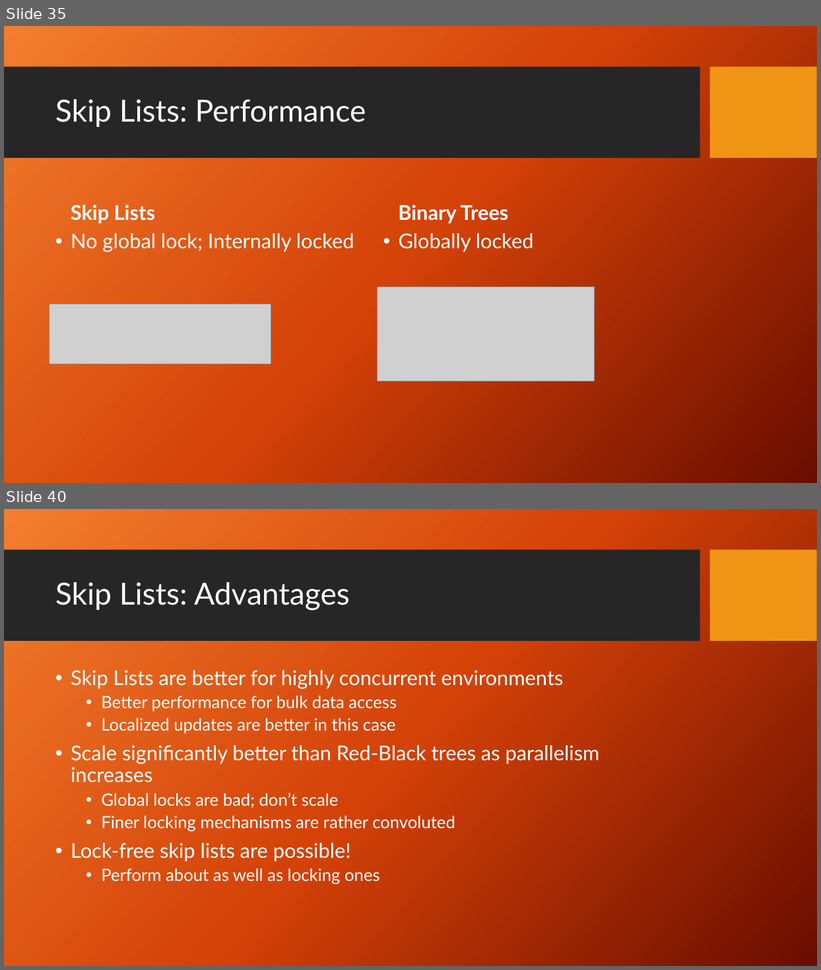
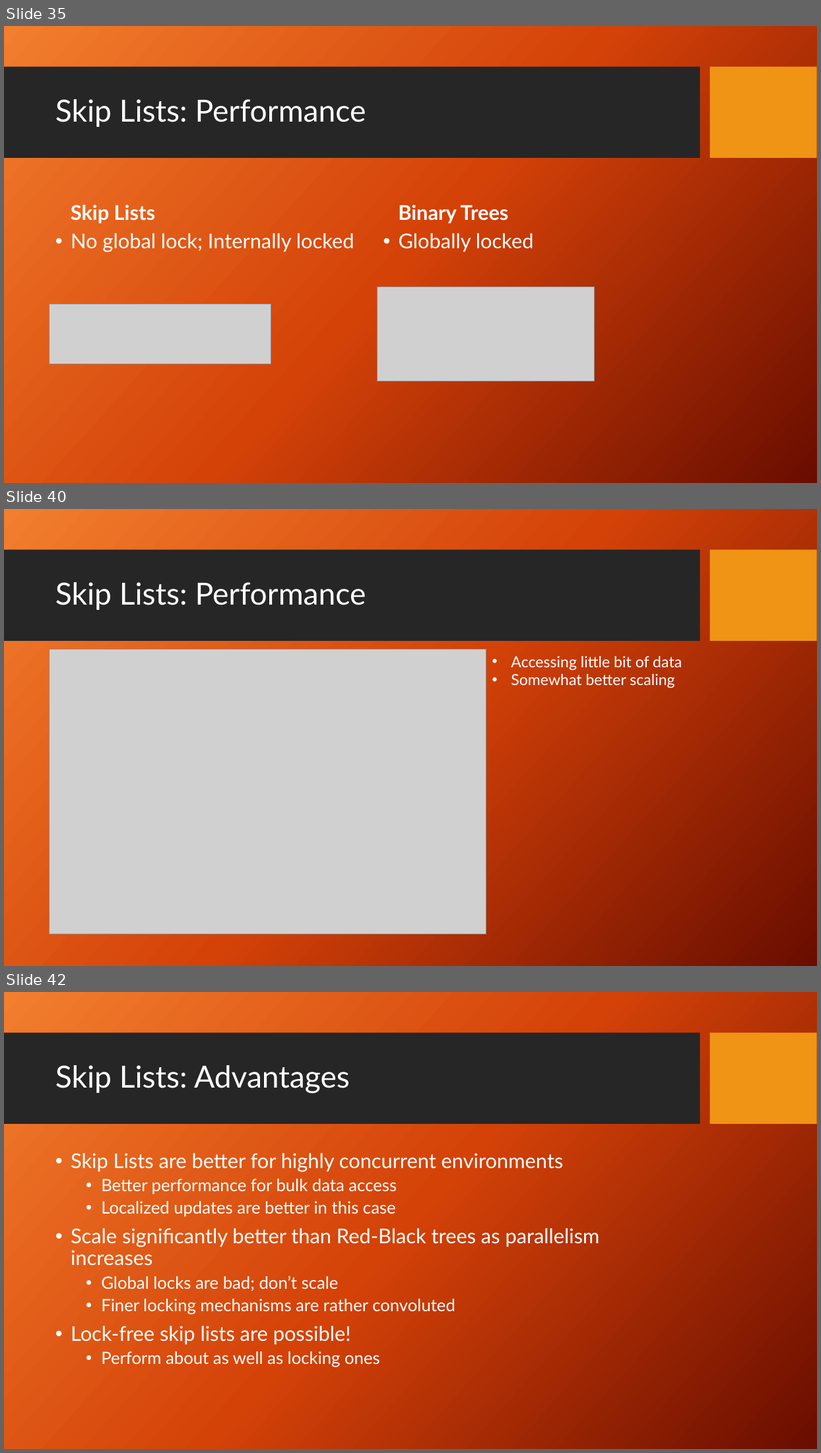
Before and after one commit to DroidX86/skip-stats, a slide deck: seminar.pptx. Shown one above the other, each under a label of ours: slides 35 and 40 before the commit, slides 35, 40 and 42 after it; the slides between them are not shown. The pictures are 821x970 and 821x1453 pixels, drawn with LibreOffice and Linux fonts; fonts in the diff are those of the drawing; grey boxes stand for pictures; background and template pictures are left out. Boxes give left, top, right and bottom in pixels: in the first picture for what was removed or moved away, otherwise in the second. Text is boxed around its words. In the diff, an @@ line names an element or a change of style, - is before the commit and + after.

```diff
--- a/seminar.pptx
+++ b/seminar.pptx
@@ slide 40 added at bbox=[4, 509, 817, 966], background picture (left out); not listed: 2 template elements that a slide beside it also shows @@
@@ title added at bbox=[55, 582, 366, 610], 36 pt, text #FFFFFF @@
+Skip Lists: Performance
@@ picture added at bbox=[49, 650, 486, 934] @@
@@ text added at bbox=[511, 656, 682, 689], 18 pt, text #FFFFFF @@
+• Accessing little bit of data
+• Somewhat better scaling
@@ what was slide 40 is now slide 42 @@
```
Also in this commit, not shown: 4 slides changed, 2 other slides added, 1 slide removed, 6 other files.
